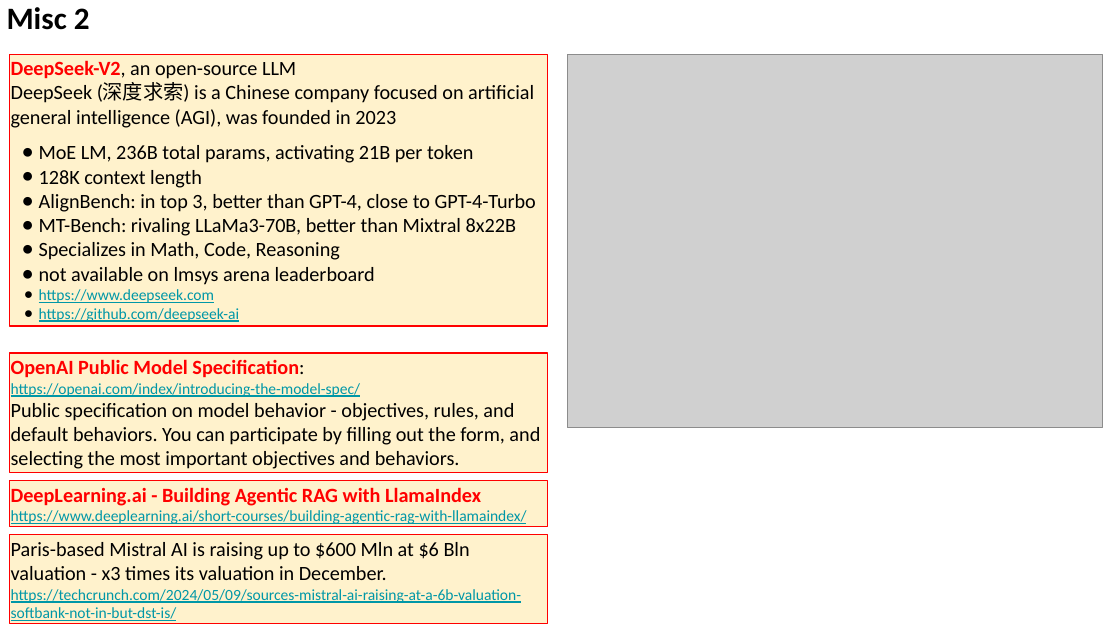
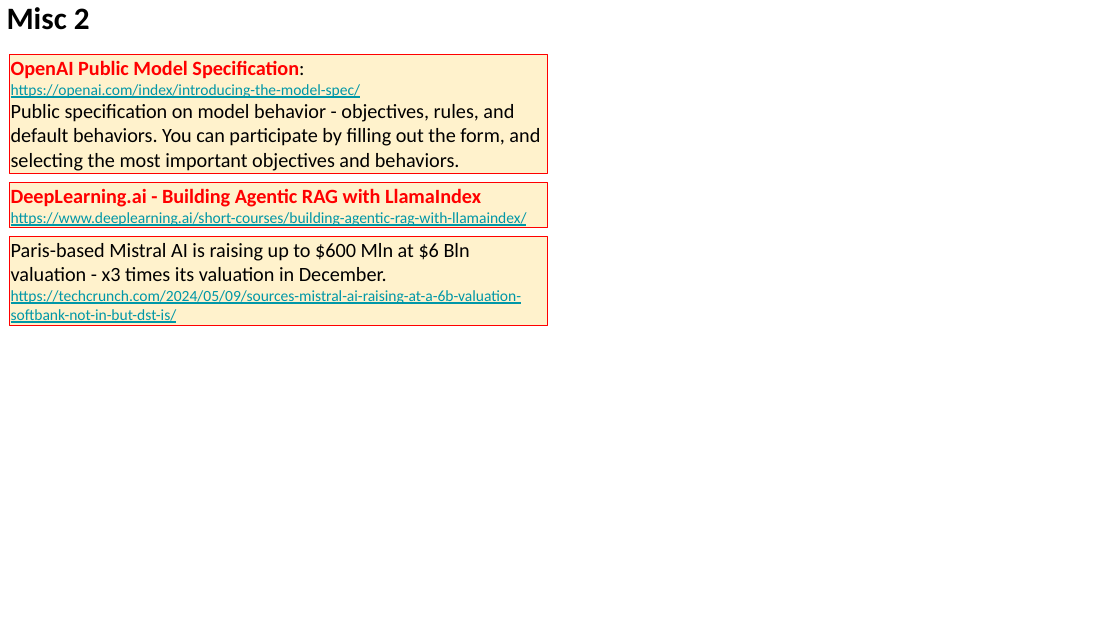
Before and after one commit to lselector/seminar, a slide deck: slide 14 of 2024/2024-05-10-AI-Updates.pptx (slide 13 before the commit). Drawn at 1120x630 pixels with LibreOffice and Linux fonts; fonts in the diff are those of the drawing; grey boxes stand for pictures. Boxes give left, top, right and bottom in pixels: in the first picture for what was removed or moved away, otherwise in the second. Text is boxed around its words. In the diff, an @@ line names an element or a change of style, - is before the commit and + after.

```diff
--- a/2024/2024-05-10-AI-Updates.pptx
+++ b/2024/2024-05-10-AI-Updates.pptx
@@ rectangle "OpenAI Public Model Specification: https://openai.com/index/ ...": place and size @@
-rectangle "OpenAI Public Model Specification: https://openai.com/index/ ..." at (10, 353, 548, 472)
+rectangle "OpenAI Public Model Specification: https://openai.com/index/ ..." at (10, 55, 548, 174)
@@ rectangle removed at (10, 54, 548, 326) @@
-DeepSeek-V2, an open-source LLM
-DeepSeek (深度求索) is a Chinese company focused on artificial general intelligence (AGI), was founded in 2023
-● MoE LM, 236B total params, activating 21B per token
-● 128K context length
-● AlignBench: in top 3, better than GPT-4, close to GPT-4-Turbo
-● MT-Bench: rivaling LLaMa3-70B, better than Mixtral 8x22B
-● Specializes in Math, Code, Reasoning
-● not available on lmsys arena leaderboard
-● https://www.deepseek.com
-● https://github.com/deepseek-ai
@@ picture removed at (567, 54, 1102, 427) @@
@@ rectangle "DeepLearning.ai - Building Agentic RAG ...": place and size @@
-rectangle "DeepLearning.ai - Building Agentic RAG ..." at (10, 480, 548, 526)
+rectangle "DeepLearning.ai - Building Agentic RAG ..." at (10, 183, 548, 228)
@@ rectangle "Paris-based Mistral AI is raising ...": place and size @@
-rectangle "Paris-based Mistral AI is raising ..." at (10, 535, 548, 624)
+rectangle "Paris-based Mistral AI is raising ..." at (10, 236, 548, 325)
```
Also in this commit, not shown: 2 other slides changed, 1 slide added.
